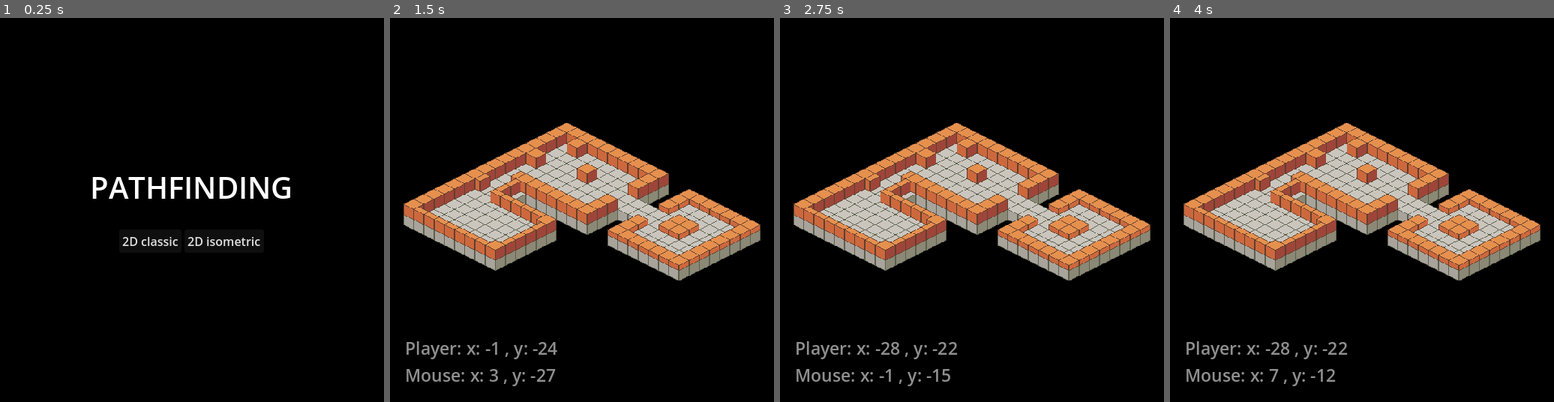
Above: before the commit, frames 1-4 (left to right).
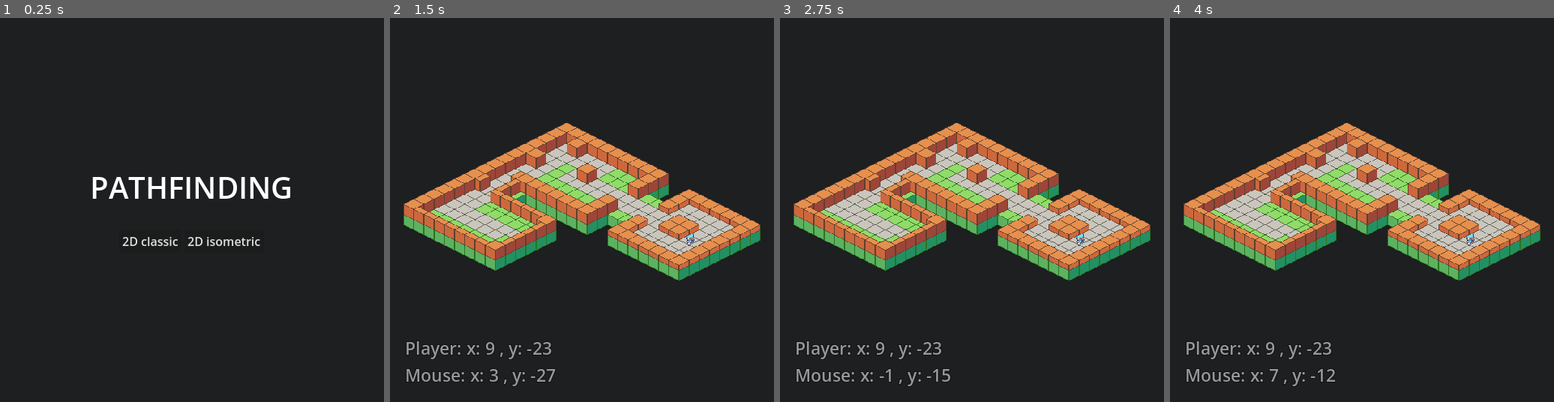
Above: after the commit, the same moments.

Repository: akrck02/godot-grid-pathfinding
Game: Godot game, scene res://main.tscn
Two runs of this game, one before a commit and one after it. Both use one fixed random seed, a clock stepped at 60 frames per second and the inputs below.
Inputs (mouse positions are in pixels of both pictures, inside the frame that each line leads up to):
- Up to frame 1 (0.25 s): no input
- Up to frame 2 (1.5 s): click "2D isometric" at 0.5 s; tap Enter at 1.25 s; move the mouse to (666, 190) at 1.27 s; click (666, 190) at 1.35 s
- Up to frame 3 (2.75 s): click (1056, 190) at 1.52 s; click (1056, 190) at 1.82 s; move the mouse to (895, 229) at 2.02 s; click (895, 229) at 2.1 s; click (895, 229) at 2.27 s; click (895, 229) at 2.57 s
- Up to frame 4 (4 s): click (1285, 229) at 2.75 s; move the mouse to (1400, 125) at 2.77 s; click (1400, 125) at 2.85 s; click (1400, 125) at 3.5 s; move the mouse to (1342, 286) at 3.52 s; click (1342, 286) at 3.6 s; click (1342, 286) at 3.77 s

The runs differ from the first frame. In frame 1, 97% of the frame differs, in the area x 0-100%, y 0-100%; in frame 2, 83%; in frame 3, 83%; in frame 4, 83%.

Commit message:
pathfinding: now configurable for isometric and regular 2D

Diff:
--- a/entitites/player/player.gd
+++ b/entitites/player/player.gd
@@ -20,6 +20,9 @@
 		var new_coordinates = tilemap.get_coordinates_from_global_position(new_position)
 
 		steps = navigation.get_steps(tilemap, current_coordinates, new_coordinates)
+		print("Steps from %s to %s" % [current_coordinates, new_coordinates])
+		print("%s\n" %steps)
+
 		_draw_line(debug, steps)
 
 func _process(_delta: float) -> void:
@@ -35,12 +38,13 @@
 func _draw_line(parent : Node2D, draw_steps: PackedVector2Array) -> void:
 	var line : Line2D = Line2D.new()
 	for point in draw_steps:
-		line.add_point(Vector2(point.x + 8, point.y))
+		line.add_point(Vector2(point.x, point.y))
 
-	line.default_color = Color.BLACK
-	line.default_color.a = .25
+	line.default_color = Color.REBECCA_PURPLE
+	line.default_color.a = 1
 	line.visible = true
 	line.width = 1
+	line.z_index = 999
 	line.joint_mode = Line2D.LINE_JOINT_BEVEL
 	parent.add_child(line)
 
--- a/entitites/tilemap/navigable_tilemap_layer.gd
+++ b/entitites/tilemap/navigable_tilemap_layer.gd
@@ -1,60 +1,91 @@
 class_name NavigableTilemapLayer
 extends TileMapLayer
 
+const MIN_INTEGER_VALUE : int = -9223372036854775808
+const MAX_INTEGER_VALUE : int = 9223372036854775807
+const DEFAULT_SPRITE_SIZE : int = 16
+
+const WALL_TYPE : int = 1
+const TYPE_PROPERTY_NAME : String = "type"
+
+## Enumeration for the tilemap modes
+enum TilemapMode {
+	SQUARE,
+	ISOMETRIC_DOWN,
+	ISOMETRIC_RIGHT
+}
+
+## Enumeration for diagonal movement policy
+enum DiagonalPolicy {
+	NEVER,
+	ALWAYS,
+	ONLY_IF_NO_OBSTACLES
+}
+
+@export_category("Configuration")
+@export var tilemap_mode : TilemapMode = TilemapMode.SQUARE
+@export var diagonal_policy : DiagonalPolicy = DiagonalPolicy.NEVER
+@export var cell_size : Vector2i = Vector2i(DEFAULT_SPRITE_SIZE, DEFAULT_SPRITE_SIZE)
+@export var layers : Array[TileMapLayer] = []
+
+@export_category("Debug")
 @export var debug_canvas_layer : TileMapLayer
-@export var layers : Array[TileMapLayer] = []
-@onready var map_limits : Rect2i = get_used_rectangle()
+
 var grid : AStarGrid2D = AStarGrid2D.new()
 
 func _ready() -> void:
-	setup_grid()
 
-func setup_grid() -> void:
-	grid.cell_size = Vector2(16, 16)
-	grid.cell_shape = AStarGrid2D.CELL_SHAPE_SQUARE
-	grid.diagonal_mode = AStarGrid2D.DIAGONAL_MODE_NEVER
-	grid.region = map_limits
+	match tilemap_mode:
+		TilemapMode.SQUARE: grid.cell_shape = AStarGrid2D.CELL_SHAPE_SQUARE
+		TilemapMode.ISOMETRIC_DOWN: grid.cell_shape = AStarGrid2D.CELL_SHAPE_ISOMETRIC_DOWN
+		TilemapMode.ISOMETRIC_RIGHT: grid.cell_shape = AStarGrid2D.CELL_SHAPE_ISOMETRIC_RIGHT
+
+	match diagonal_policy:
+		DiagonalPolicy.NEVER: grid.diagonal_mode = AStarGrid2D.DIAGONAL_MODE_NEVER
+		DiagonalPolicy.ALWAYS: grid.diagonal_mode = AStarGrid2D.DIAGONAL_MODE_ALWAYS
+		DiagonalPolicy.ONLY_IF_NO_OBSTACLES: grid.diagonal_mode = AStarGrid2D.DIAGONAL_MODE_ONLY_IF_NO_OBSTACLES
+
+	layers.append(self)
+	grid.cell_size = cell_size
+	grid.region = get_used_rectangle()
 	grid.update()
-	update_walls()
-
-	for cell in get_used_cells():
-		debug_canvas_layer.set_cell(cell,0,Vector2(0,3),0)
-
-func update_walls():
-	layers.append(self)
-	for layer in layers:
-		for cell in layer.get_used_cells():
-			var data : TileData = layer.get_cell_tile_data(cell)
-
-			if data.get_custom_data("type") == 1:
-				grid.set_point_solid(cell, true)
+	set_current_walls()
 
 
-func get_used_rectangle() -> Rect2i:
-
-	var min_x : int = 9999999999999
-	var max_x : int = -9999999999999
-
-	var min_y : int = 9999999999999
-	var max_y : int = -9999999999999
+## Update the walls on the grid
+func set_current_walls():
 
 	for layer in layers:
 		for cell in layer.get_used_cells():
-			if min_x > cell.x:	min_x = cell.x
-			if max_x < cell.x:	max_x = cell.x
-			if min_y > cell.y:	min_y = cell.y
-			if max_y < cell.y:	max_y = cell.y
-
-	var position : Vector2 = Vector2(min_x, min_y)
-	var size : Vector2 = Vector2(max_x - min_x, max_y - min_y)
-	return Rect2i(position, size)
+			var data = layer.get_cell_tile_data(cell)
+			if data != null and data.get_custom_data(TYPE_PROPERTY_NAME) == WALL_TYPE:
+				print("Setting wall at: %s, %s" %[cell.x , cell.y])
+				grid.set_point_solid(cell, true)
+				debug_canvas_layer.set_cell(cell,2,Vector2(4,5),0)
 
 
-# calculate cell index
+## Get the used rectangle of the tilemap
+func get_used_rectangle() -> Rect2i:
+
+	var min_position = Vector2(MAX_INTEGER_VALUE, MAX_INTEGER_VALUE)
+	var max_position = Vector2(MIN_INTEGER_VALUE, MIN_INTEGER_VALUE)
+
+	for layer in layers:
+		for cell in layer.get_used_cells():
+			if cell.x < min_position.x : min_position.x = cell.x
+			if cell.y < min_position.y : min_position.y = cell.y
+			if cell.x > max_position.x : max_position.x = cell.x
+			if cell.y > max_position.y : max_position.y = cell.x
+
+	var size : Vector2 = max_position - min_position
+	return Rect2i(min_position, Vector2.ONE + size )
+
+
+## calculate cell index
 func calculate_point_index(point) -> Vector2i:
-	# subtract offset from position
-	point -= map_limits.position
+	point -= grid.region.position
 	return point
+
 
 ## Get coordinates from global position
 func get_coordinates_from_global_position(global_origin : Vector2) -> Vector2i:
--- a/project.godot
+++ b/project.godot
@@ -42,4 +42,4 @@
 [rendering]
 
 textures/canvas_textures/default_texture_filter=3
-environment/defaults/default_clear_color=Color(0, 0, 0, 1)
+environment/defaults/default_clear_color=Color(0.113725, 0.121569, 0.129412, 1)
--- a/ui/ui.tscn
+++ b/ui/ui.tscn
@@ -3,6 +3,7 @@
 [ext_resource type="Script" path="res://ui/ui.gd" id="1_kvxl6"]
 
 [sub_resource type="SystemFont" id="SystemFont_316uh"]
+subpixel_positioning = 0
 
 [sub_resource type="LabelSettings" id="LabelSettings_htv1k"]
 font = SubResource("SystemFont_316uh")
--- a/world/isometric_world.tscn
+++ b/world/isometric_world.tscn
@@ -162,14 +162,19 @@
 position = Vector2(360, -151)
 zoom = Vector2(0.85, 0.85)
 
-[node name="3" type="TileMapLayer" parent="."]
+[node name="2" type="TileMapLayer" parent="." node_paths=PackedStringArray("layers", "debug_canvas_layer")]
 z_index = 1
 y_sort_enabled = true
 tile_set = SubResource("TileSet_ing2n")
+script = ExtResource("2_koudd")
+tilemap_mode = 1
+cell_size = Vector2i(32, 16)
+layers = [NodePath("../1"), NodePath("../0")]
+debug_canvas_layer = NodePath(".")
 
-[node name="Player" parent="3" node_paths=PackedStringArray("tilemap") instance=ExtResource("3_bputx")]
+[node name="Player" parent="2" node_paths=PackedStringArray("tilemap") instance=ExtResource("3_bputx")]
 position = Vector2(522, -104)
-tilemap = NodePath("../../0")
+tilemap = NodePath("..")
 
 [node name="1" type="TileMapLayer" parent="."]
 z_index = 1
@@ -177,14 +182,11 @@
 tile_map_data = PackedByteArray("AAD5/+X/AAAAAAYAAAD5/+b/AAAAAAYAAAD5/+f/AAAAAAYAAAD5/+j/AAAAAAYAAAD5/+n/AAAAAAYAAAD5/+ …(1344 unchanged characters)…
 tile_set = SubResource("TileSet_ing2n")
 
-[node name="0" type="TileMapLayer" parent="." node_paths=PackedStringArray("debug_canvas_layer", "layers")]
+[node name="0" type="TileMapLayer" parent="."]
 y_sort_enabled = true
-tile_map_data = PackedByteArray("AAD6/+b/AAAAAAAAAAD6/+f/AAA …(3168 unchanged characters)… AAAAAAAD9/+7/AAAAAAAAAAD9/+//AAAAAAAAAAA=")
+tile_map_data = PackedByteArray("AAD6/+b/AAAAAAAAAAD6/+f/AAA …(3168 unchanged characters)… AAAAAAAD9/+7/AAAAAAAAAAD9/+//AAAAAAAAAAAEAOv/AAAAAAAAAAAFAOv/AAAAAAAAAAAEAOj/AAAAAAAAAAAFAOj/AAAAAAAAAAA=")
 tile_set = SubResource("TileSet_ing2n")
-script = ExtResource("2_koudd")
-debug_canvas_layer = NodePath("../3")
-layers = [NodePath("../1")]
 
 [node name="ui" parent="." node_paths=PackedStringArray("tilemap_layer", "player") instance=ExtResource("4_1dpqb")]
-tilemap_layer = NodePath("../0")
-player = NodePath("../3/Player")
+tilemap_layer = NodePath("../2")
+player = NodePath("../2/Player")
--- a/world/world.tscn
+++ b/world/world.tscn
@@ -10,27 +10,28 @@
 [node name="Debug" type="Node2D" parent="." groups=["debug"]]
 z_index = 999
 
-[node name="1" type="TileMapLayer" parent="."]
+[node name="1" type="TileMapLayer" parent="." node_paths=PackedStringArray("layers", "debug_canvas_layer")]
 z_index = 1
 y_sort_enabled = true
 tile_map_data = PackedByteArray("AAADAAEAAgAIAAEAAAABAAAAAgAGAAAAAAABAAEAAgAGAAEAAAABAAIAAgAGAAIAAAABAAMAAgAGAAMAAAABAA …(992 unchanged characters)…
 tile_set = ExtResource("1_rkewv")
+script = ExtResource("3_2l13p")
+layers = [NodePath("../0")]
+debug_canvas_layer = NodePath(".")
 
 [node name="Player" parent="1" node_paths=PackedStringArray("tilemap") instance=ExtResource("2_uvy53")]
 position = Vector2(112, 20)
-tilemap = NodePath("../../0")
+tilemap = NodePath("..")
 
-[node name="0" type="TileMapLayer" parent="." node_paths=PackedStringArray("layers")]
+[node name="0" type="TileMapLayer" parent="."]
 y_sort_enabled = true
 tile_map_data = PackedByteArray("AAALAAMAAgAAAAAAAAALAAQAAgAAAAAAAAALAAUAAgAAAAAAAAALAAYAAgAAAAAAAAALAAcAAgAAAAAAAAAMAA …(4016 unchanged characters)…
 tile_set = ExtResource("1_rkewv")
-script = ExtResource("3_2l13p")
-layers = [NodePath("../1")]
 
 [node name="Camera2D" type="Camera2D" parent="."]
 position = Vector2(129, 129)
 zoom = Vector2(2, 2)
 
 [node name="ui" parent="." node_paths=PackedStringArray("tilemap_layer", "player") instance=ExtResource("4_aw0ju")]
-tilemap_layer = NodePath("../0")
+tilemap_layer = NodePath("../1")
 player = NodePath("../1/Player")
